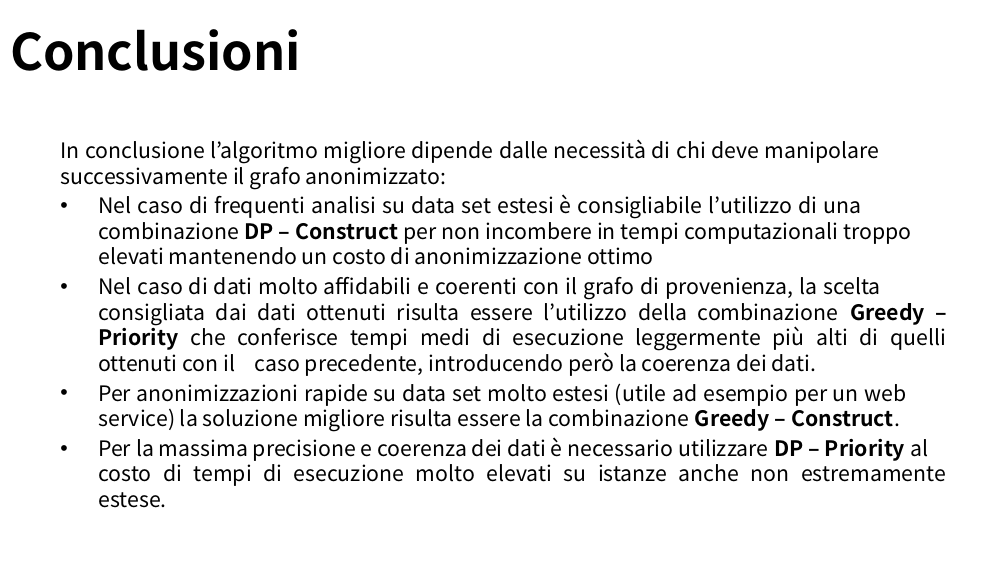
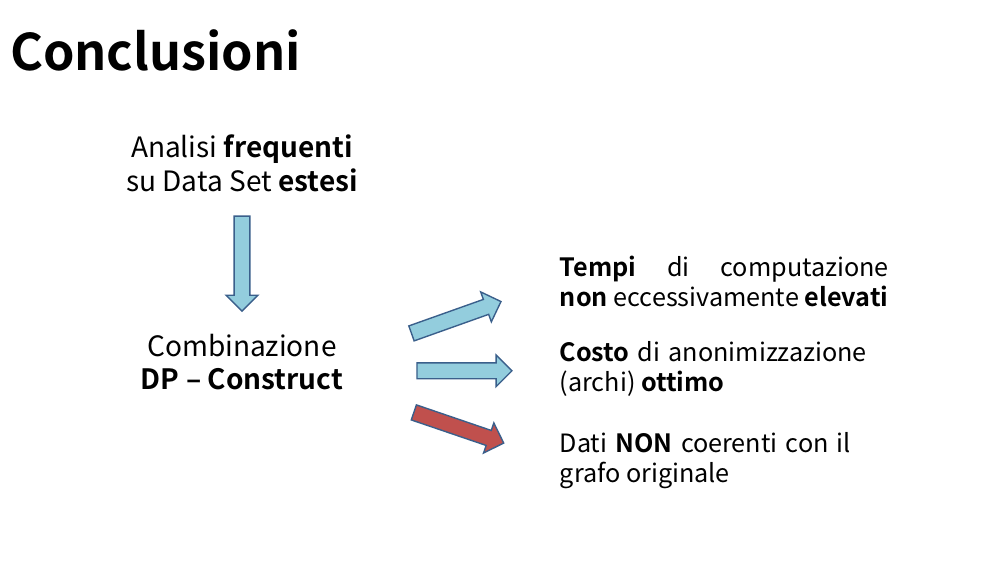
Before and after one commit to Navypowder/DP-P-project, a slide deck: slide 27 of Presentation/Towards_Identity_Anonymization_on_graph(K-degree anonymization).pptx (slide 25 before the commit). Drawn at 1008x567 pixels with LibreOffice and Linux fonts; fonts in the diff are those of the drawing; background and template pictures are left out. Boxes give left, top, right and bottom in pixels: in the first picture for what was removed or moved away, otherwise in the second. Text is boxed around its words. In the diff, an @@ line names an element or a change of style, - is before the commit and + after.

```diff
--- a/Presentation/Towards_Identity_Anonymization_on_graph(K-degree anonymization).pptx
+++ b/Presentation/Towards_Identity_Anonymization_on_graph(K-degree anonymization).pptx
@@ text at [126, 134, 358, 192]: text changed; size 15.2 to 20 pt @@
-In conclusione l’algoritmo migliore dipende dalle necessità di chi deve manipolare successivamente il grafo anonimizzato:
-• Nel caso di frequenti analisi su data set estesi è consigliabile l’utilizzo di una combinazione DP – Construct per non incombere in tempi computazionali troppo elevati mantenendo un costo di anonimizzazione ottimo
-• Nel caso di dati molto affidabili e coerenti con il grafo di provenienza, la scelta consigliata dai dati ottenuti risulta essere l’utilizzo della combinazione Greedy – Priority che conferisce tempi medi di esecuzione leggermente più alti di quelli ottenuti con il caso precedente, introducendo però la coerenza dei dati.
-• Per anonimizzazioni rapide su data set molto estesi (utile ad esempio per un web service) la soluzione migliore risulta essere la combinazione Greedy – Construct.
-• Per la massima precisione e coerenza dei dati è necessario utilizzare DP – Priority al costo di tempi di esecuzione molto elevati su istanze anche non estremamente estese.
+Analisi frequenti su Data Set estesi
@@ left arrow added at [226, 216, 258, 311], fill #93CDDD, outline #3A5F8C 1 pt @@
@@ text added at [560, 255, 889, 307], 18 pt, text #000000 @@
+Tempi di computazione non eccessivamente elevati
@@ left arrow added at [407, 286, 506, 348], fill #93CDDD, outline #3A5F8C 1 pt @@
@@ text added at [141, 333, 343, 390], 20 pt, text #000000 @@
+Combinazione DP – Construct
@@ left arrow added at [417, 355, 512, 386], fill #93CDDD, outline #3A5F8C 1 pt @@
@@ text added at [560, 341, 867, 396], 18 pt, text #000000 @@
+Costo di anonimizzazione (archi) ottimo
@@ left arrow added at [409, 398, 509, 458], fill #C0504D, outline #3A5F8C 1 pt @@
@@ text added at [560, 432, 851, 489], 18 pt, text #000000 @@
+Dati NON coerenti con il grafo originale
```
Also in this commit, not shown: 8 other slides changed, 5 slides added.
